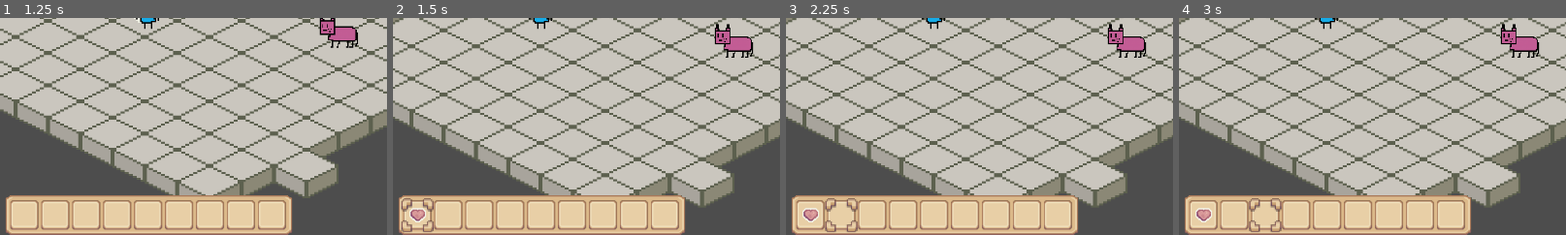
Above: before the commit, frames 1-4 (left to right).
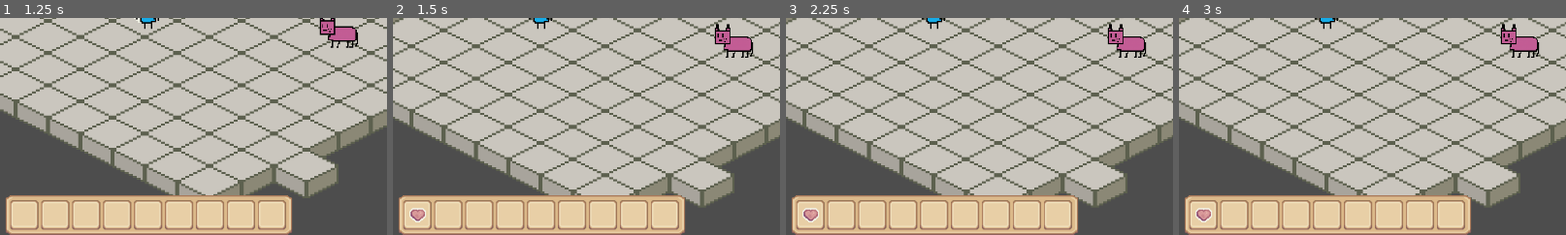
Above: after the commit, the same moments.

Repository: TheChrisJA/Warmth-and-Whiskers
Game: Godot game, scene res://main_game.tscn
The game is run twice, just before and just after one commit, with the same random seed, the same clock (stepped at 60 frames per second) and the same inputs.
Inputs (mouse positions are % of the whole screen's width and height, from its top left):
- Up to frame 1 (1.25 s): tap Enter at 0.5 s; drag from (48, 31) to (60, 28) at 0.52 s
- Up to frame 2 (1.5 s): drag from (34, 95) to (50, 46) at 1.27 s
- Up to frame 3 (2.25 s): tap Space at 2 s; move the mouse to (38, 95) at 2.02 s; click (38, 95) at 2.17 s
- Up to frame 4 (3 s): tap Enter at 2.75 s; drag from (42, 95) to (20, 35) at 2.77 s
The pictures show only the part of the screen within x 31-81%, y 50-100%; the shares and areas given below are measured in that part.

Frame 1 is identical in both runs. In frame 2, 0.5% of the frame differs, in the area x 2-11%, y 83-99%; in frame 3, 0.5%; in frame 4, 0.5%.

Commit message:
Fixed inventory bug

Diff:
--- a/warmth-and-whiskers/inventory_background.gd
+++ b/warmth-and-whiskers/inventory_background.gd
@@ -4,6 +4,7 @@
 @onready var cursor = %SelectorCursor
 
 var current_selected_index := -1
+var inventoryindex = 0
 
 # Reference to the placement script (adjust the path to match your scene tree)  # Example path
 
@@ -23,9 +24,13 @@
 		cursor.hide()
 		current_selected_index = -1
 	else:
-		update_cursor_position(index)
-		cursor.show()
-		current_selected_index = index
+		# Compare with the currently active slot's index
+		if InventorySystem and InventorySystem.active_slot:
+			var active_index = InventorySystem.active_slot.get_index()
+			if index == active_index:
+				update_cursor_position(index)
+				cursor.show()
+				current_selected_index = index
 
 func update_cursor_position(index):
 	var target_slot = grid.get_child(index)
